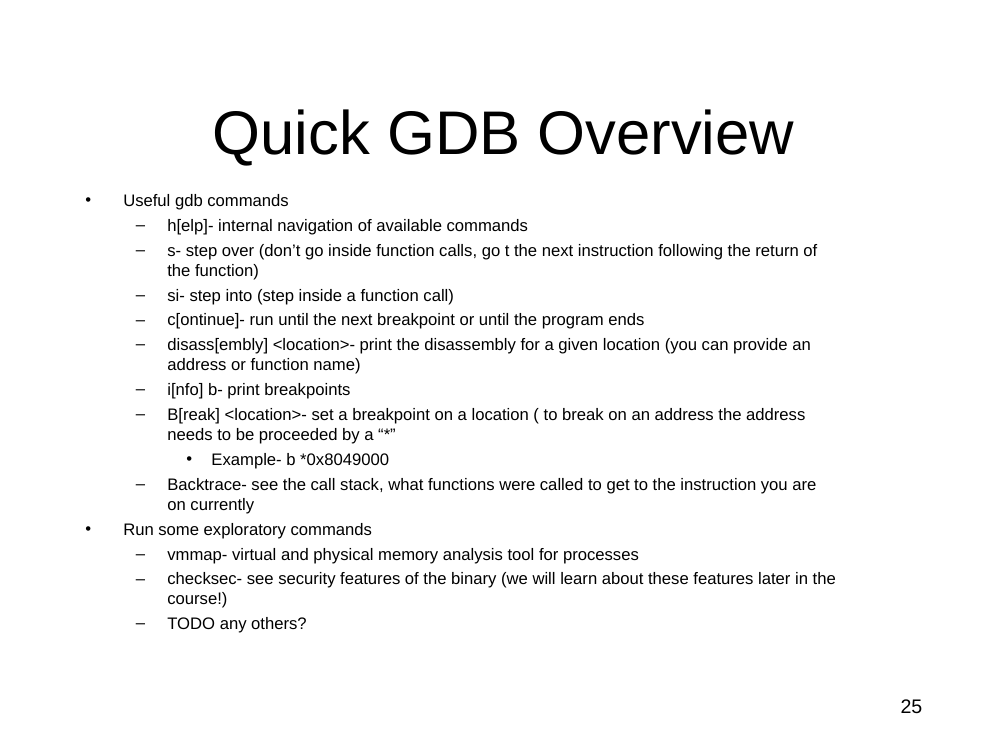
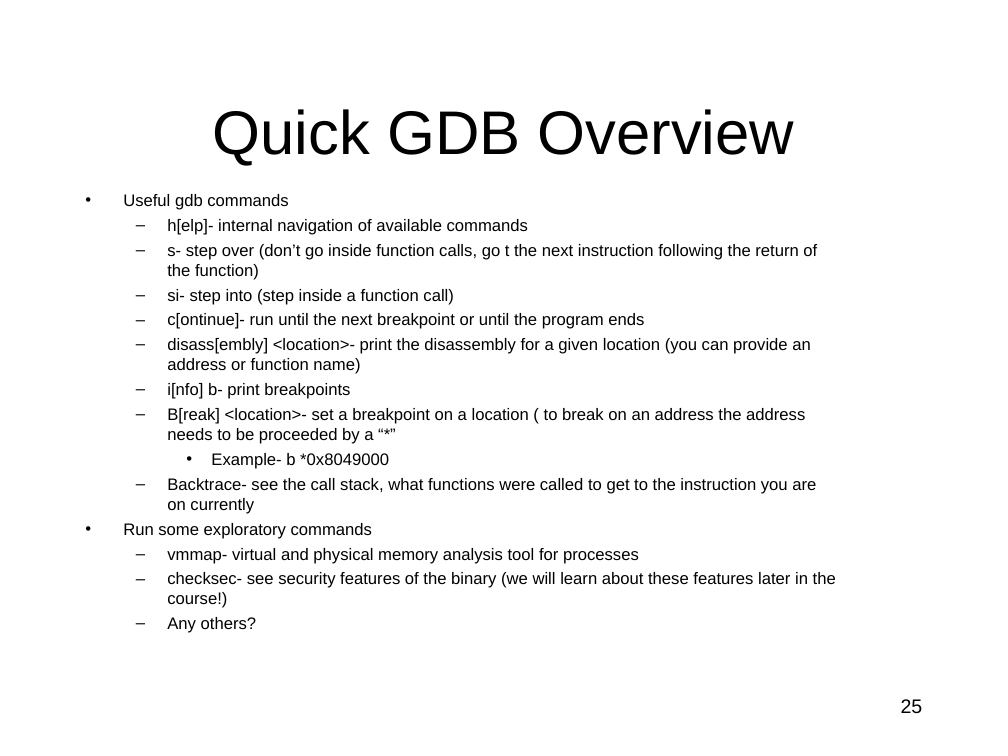
Before and after one commit to RobotMafiaCTF/RE_VR_Training, a slide deck: slide 25 of assembly/ppts/IntroductionToIntelx86-Part2.ppt. Drawn at 1008x756 pixels with LibreOffice and Linux fonts; fonts in the diff are those of the drawing. Boxes give left, top, right and bottom in pixels: in the first picture for what was removed or moved away, otherwise in the second. Text is boxed around its words. In the diff, an @@ line names an element or a change of style, - is before the commit and + after.

```diff
--- a/assembly/ppts/IntroductionToIntelx86-Part2.ppt
+++ b/assembly/ppts/IntroductionToIntelx86-Part2.ppt
@@ text at box(167, 617, 257, 633): text changed @@
-  – TODO any others?
+  – Any others?
```
Also in this commit, not shown: 8 other slides changed, 1 slide added, 1 slide removed.
